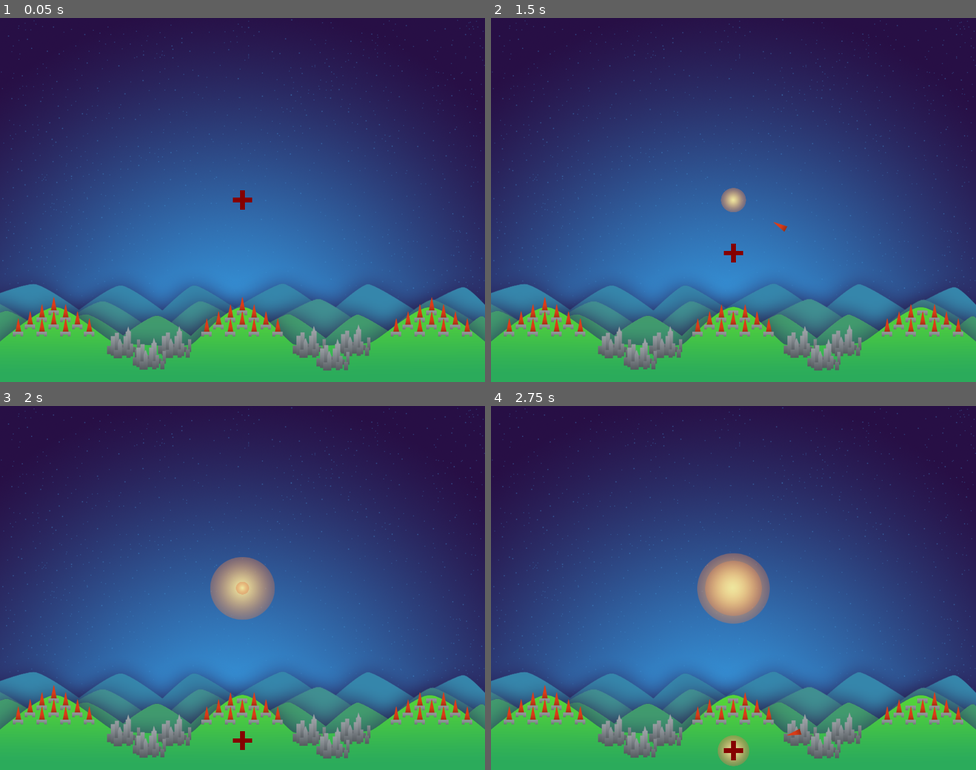
Above: before the commit, frames 1-4 (two rows, left to right).
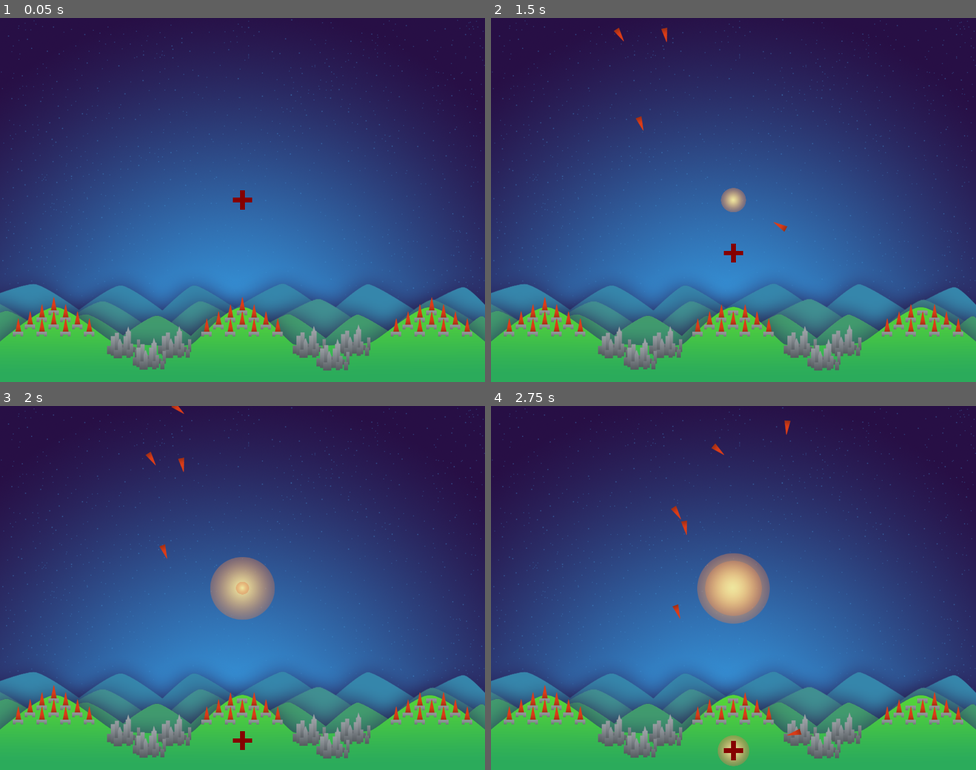
Above: after the commit, the same moments.

Repository: ghfox/MissileCommand
Game: Godot game, scene res://Scn/Main.tscn
Same seed, same stepped clock (60 frames per second), same inputs: the game is played once before the commit and once after it.
Inputs:
- Up to frame 1 (0.05 s): no input
- Up to frame 2 (1.5 s): hold D (fire_right) 0.53-1.28 s; hold W (fire_center) 0.53-1.28 s; hold Down (move_down) from 1.28 s (still down); tap Shift (move_faster) at 1.35 s
- Up to frame 3 (2 s): keep holding Down (move_down)
- Up to frame 4 (2.75 s): release Down (move_down) at 2.03 s; hold D (fire_right) from 2.03 s (still down); hold W (fire_center) from 2.03 s (still down)

Frame 1 is identical in both runs. In frame 2, less than 0.1% of the frame differs, in the area x 25-37%, y 2-31%; in frame 3, 0.1%; in frame 4, 0.2%, in the area x 37-62%, y 4-59%.

Commit message:
added enemymissile

Diff:
--- /dev/null
+++ b/Scn/EnemyMissile.tscn
@@ -0,0 +1,18 @@
+[gd_scene load_steps=4 format=2]
+
+[ext_resource path="res://Scr/EnemyMissile.gd" type="Script" id=1]
+[ext_resource path="res://Art/missile.png" type="Texture" id=2]
+
+[sub_resource type="CapsuleShape2D" id=1]
+
+[node name="EnemyMissile" type="Node2D"]
+script = ExtResource( 1 )
+
+[node name="Sprite" type="Sprite" parent="."]
+texture = ExtResource( 2 )
+
+[node name="Area2D" type="Area2D" parent="."]
+
+[node name="CollisionShape2D" type="CollisionShape2D" parent="Area2D"]
+position = Vector2( 0, -3 )
+shape = SubResource( 1 )
--- a/Scn/Explosion.tscn
+++ b/Scn/Explosion.tscn
@@ -1,7 +1,10 @@
-[gd_scene load_steps=3 format=2]
+[gd_scene load_steps=4 format=2]
 
 [ext_resource path="res://Scr/Explosion.gd" type="Script" id=1]
 [ext_resource path="res://Art/explosion.png" type="Texture" id=2]
+
+[sub_resource type="CircleShape2D" id=1]
+radius = 84.42
 
 [node name="Explosion" type="Node2D" groups=[
 "Explosions",
@@ -10,3 +13,9 @@
 
 [node name="Sprite" type="Sprite" parent="."]
 texture = ExtResource( 2 )
+
+[node name="Area2D" type="Area2D" parent="."]
+
+[node name="CollisionShape2D" type="CollisionShape2D" parent="Area2D"]
+shape = SubResource( 1 )
+[connection signal="area_entered" from="Area2D" to="." method="_on_Area2D_area_entered"]
--- a/Scn/Main.tscn
+++ b/Scn/Main.tscn
@@ -12,31 +12,49 @@
 [node name="BG" parent="." instance=ExtResource( 2 )]
 position = Vector2( 512, 384 )
 
-[node name="City0" parent="." instance=ExtResource( 3 )]
+[node name="City0" parent="." groups=[
+"Cities",
+] instance=ExtResource( 3 )]
 position = Vector2( 260.934, 683.844 )
 
-[node name="City1" parent="." instance=ExtResource( 3 )]
+[node name="City1" parent="." groups=[
+"Cities",
+] instance=ExtResource( 3 )]
 position = Vector2( 368.697, 683.407 )
 
-[node name="City2" parent="." instance=ExtResource( 3 )]
+[node name="City2" parent="." groups=[
+"Cities",
+] instance=ExtResource( 3 )]
 position = Vector2( 315.183, 707.981 )
 
-[node name="City3" parent="." instance=ExtResource( 3 )]
+[node name="City3" parent="." groups=[
+"Cities",
+] instance=ExtResource( 3 )]
 position = Vector2( 652.93, 683.07 )
 
-[node name="City4" parent="." instance=ExtResource( 3 )]
+[node name="City4" parent="." groups=[
+"Cities",
+] instance=ExtResource( 3 )]
 position = Vector2( 747.056, 679.538 )
 
-[node name="City5" parent="." instance=ExtResource( 3 )]
+[node name="City5" parent="." groups=[
+"Cities",
+] instance=ExtResource( 3 )]
 position = Vector2( 702.89, 709.928 )
 
-[node name="Battery0" parent="." instance=ExtResource( 4 )]
+[node name="Battery0" parent="." groups=[
+"Batteries",
+] instance=ExtResource( 4 )]
 position = Vector2( 113.087, 607.68 )
 
-[node name="Battery1" parent="." instance=ExtResource( 4 )]
+[node name="Battery1" parent="." groups=[
+"Batteries",
+] instance=ExtResource( 4 )]
 position = Vector2( 511, 608 )
 
-[node name="Battery2" parent="." instance=ExtResource( 4 )]
+[node name="Battery2" parent="." groups=[
+"Batteries",
+] instance=ExtResource( 4 )]
 position = Vector2( 911, 608 )
 
 [node name="Cross" type="Node2D" parent="."]
--- /dev/null
+++ b/Scr/EnemyMissile.gd
@@ -0,0 +1,31 @@
+extends Node2D
+
+var target = Vector2(512,768)
+var dir = Vector2(0,0)
+export var speed = 3
+
+func _ready():
+	chooseTarget()
+	dir = (target-position).normalized()
+	$Sprite.set_rotation(dir.angle() + PI/2 )
+	pass
+
+func chooseTarget():
+	var targetNode = self
+	var numCities = get_tree().get_nodes_in_group("Cities").size()
+	var numBats = get_tree().get_nodes_in_group("Batteries").size()
+	if(rand_range(0,10) < 5 and numCities > 0):
+		targetNode = get_tree().get_nodes_in_group("Cities")[randi()%numCities-1]
+	elif (numBats > 0):
+		targetNode = get_tree().get_nodes_in_group("Batteries")[randi()%numBats-1]
+	if(targetNode != self):
+		target = targetNode.to_global(targetNode.position)
+	pass
+
+func _process(delta):
+	position += dir * speed
+	pass
+
+func hitExplosion():
+	queue_free()
+	pass
--- a/Scr/Explosion.gd
+++ b/Scr/Explosion.gd
@@ -6,7 +6,7 @@
 export var RUNTIME = 3
 
 func _ready():
-	$Sprite.set_scale(Vector2(scalex,scalex))
+	set_scale(Vector2(scalex,scalex))
 	pass
 
 func _process(delta):
@@ -17,5 +17,12 @@
 		scalex = (RUNTIME - time) / (RUNTIME - BTIME)
 		if time >= RUNTIME:
 			queue_free()
-	$Sprite.set_scale(Vector2(scalex,scalex))
+	set_scale(Vector2(scalex,scalex))
 	pass
+
+func hitExplosion():
+	pass
+
+func _on_Area2D_area_entered(area):
+	area.owner.hitExplosion()
+	pass # Replace with function body.
--- a/Scr/Main.gd
+++ b/Scr/Main.gd
@@ -1,6 +1,8 @@
 extends Node2D
 
 var nodeStr = "%s%d"
+
+var enemyMissile = preload("res://Scn/EnemyMissile.tscn")
 
 func _ready():
 	pass
@@ -18,6 +20,13 @@
 		resetBatteries()
 	pass
 
+func _process(delta):
+	if(randi()%100 < 2):
+		var newMissile = enemyMissile.instance()
+		newMissile.position = Vector2(randi()%1024,0)
+		add_child(newMissile)
+	pass
+
 func resetBatteries():
 	get_tree().call_group("Explosions","queue_free")
 	for i in range(3):
